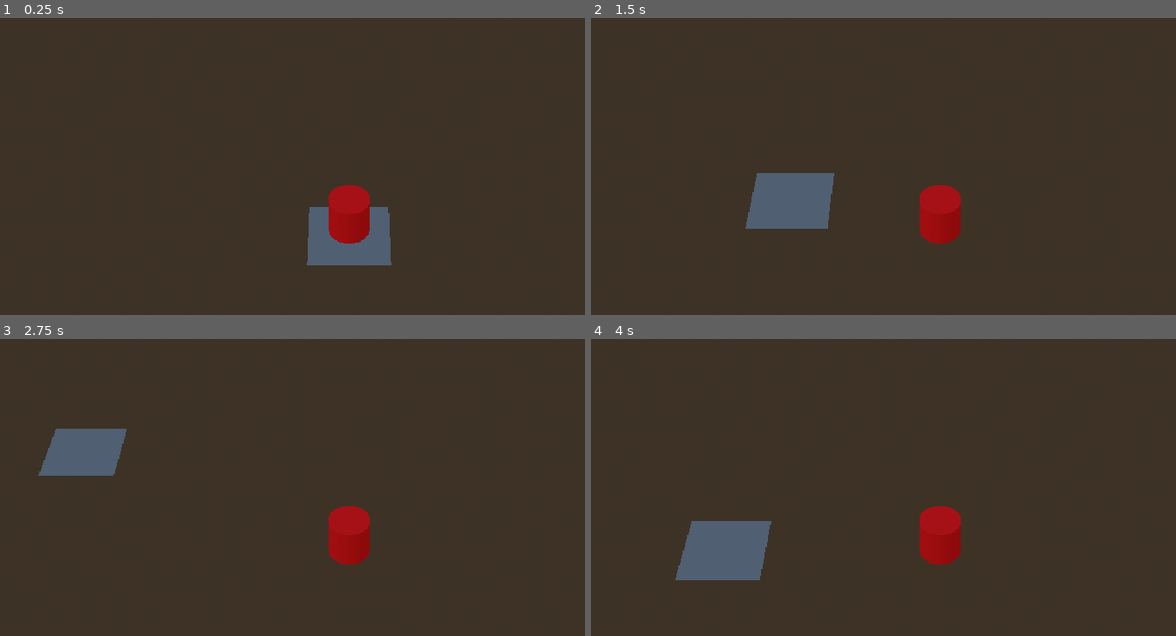
Above: before the commit, frames 1-4 (two rows, left to right).
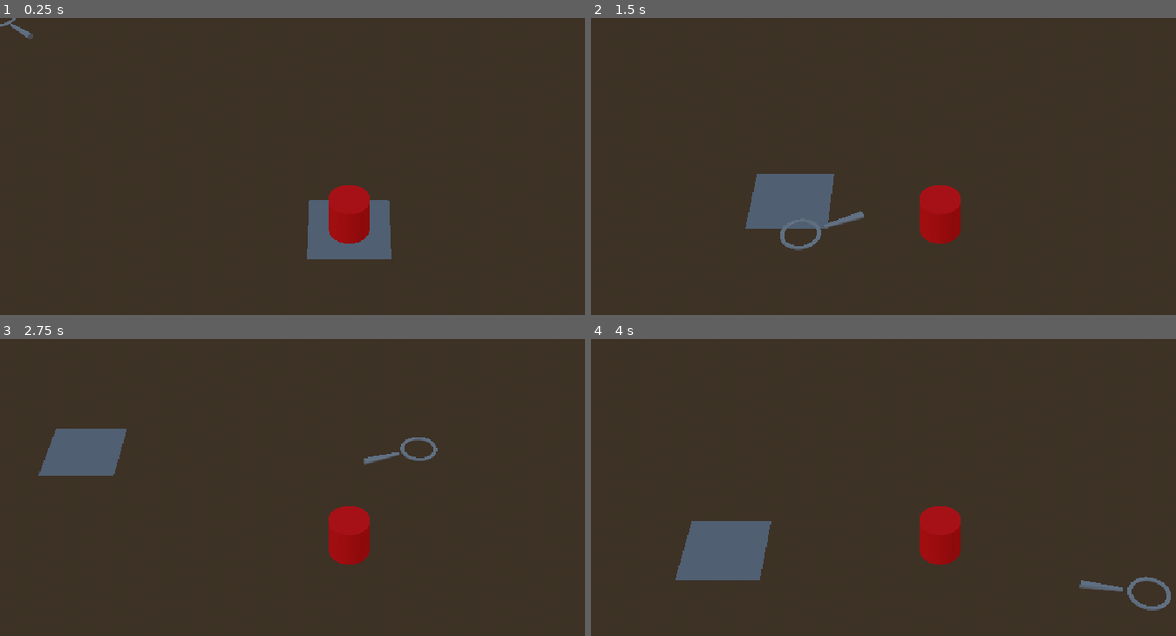
Above: after the commit, the same moments.

Repository: snotbane/little_iron_jam
Game: Godot game, scene res://assets/scenes/world.tscn
Same seed, same stepped clock (60 frames per second), same inputs: the game is played once before the commit and once after it.
Inputs (mouse positions are in pixels of both pictures, inside the frame that each line leads up to):
- Up to frame 1 (0.25 s): no input
- Up to frame 2 (1.5 s): tap Enter (ui_accept) at 0.5, 0.77 s; move the mouse to (1094, 193) at 0.52 s; hold D (move_right) 0.53-1.28 s; move the mouse to (801, 234) at 1.27 s; hold S (move_down) from 1.28 s (still down)
- Up to frame 3 (2.75 s): tap Enter (ui_accept) at 1.52 s; move the mouse to (421, 448) at 2.02 s; release S (move_down) at 2.03 s; hold D (move_right) from 2.03 s (still down)
- Up to frame 4 (4 s): move the mouse to (906, 612) at 2.77 s; release D (move_right) at 2.78 s; hold W (move_up) 2.78-3.53 s; tap Enter (ui_accept) at 3.02, 3.77 s; move the mouse to (1146, 594) at 3.52 s; hold A (move_left) from 3.53 s (still down)

The runs differ from the first frame. In frame 1, 0.6% of the frame differs, in the area x 0-67%, y 0-84%; in frame 2, 0.3%; in frame 3, 0.3%; in frame 4, 0.4%.

Commit message:
Added mouse aiming

Diff:
--- /dev/null
+++ b/assets/scenes/crosshair.tscn
@@ -0,0 +1,24 @@
+[gd_scene load_steps=4 format=3 uid="uid://38l7tovwc1uw"]
+
+[ext_resource type="Script" path="res://assets/scripts/crosshair.gd" id="1_0p5wt"]
+
+[sub_resource type="TorusMesh" id="TorusMesh_aknmd"]
+inner_radius = 0.4
+outer_radius = 0.5
+
+[sub_resource type="CylinderMesh" id="CylinderMesh_8x3mj"]
+top_radius = 0.05
+bottom_radius = 0.1
+height = 1.0
+
+[node name="crosshair" type="Node3D" node_paths=PackedStringArray("mesh")]
+script = ExtResource("1_0p5wt")
+mouse_plane = Plane(0, 1, 0, 0)
+mesh = NodePath("mesh")
+
+[node name="mesh" type="MeshInstance3D" parent="."]
+mesh = SubResource("TorusMesh_aknmd")
+
+[node name="temp" type="MeshInstance3D" parent="mesh"]
+transform = Transform3D(1, 0, 0, 0, -4.37114e-08, -1, 0, 1, -4.37114e-08, 0, 0, -1.1)
+mesh = SubResource("CylinderMesh_8x3mj")
--- a/assets/scenes/pawn.tscn
+++ b/assets/scenes/pawn.tscn
@@ -1,6 +1,4 @@
-[gd_scene load_steps=5 format=3 uid="uid://b7fjixq684skw"]
-
-[ext_resource type="Script" path="res://assets/scripts/player_input.gd" id="1_tsa2e"]
+[gd_scene load_steps=4 format=3 uid="uid://b7fjixq684skw"]
 
 [sub_resource type="CylinderShape3D" id="CylinderShape3D_8xc7v"]
 height = 1.0
@@ -20,10 +18,3 @@
 [node name="mesh" type="MeshInstance3D" parent="shape"]
 mesh = SubResource("CylinderMesh_y88f4")
 skeleton = NodePath("../..")
-
-[node name="player_input" type="Node" parent="."]
-script = ExtResource("1_tsa2e")
-
-[node name="camera_3d" type="Camera3D" parent="."]
-transform = Transform3D(1, 0, 0, 0, 0.707107, 0.707107, 0, -0.707107, 0.707107, 0, 15, 15)
-fov = 25.0
--- /dev/null
+++ b/assets/scenes/player.tscn
@@ -0,0 +1,20 @@
+[gd_scene load_steps=4 format=3 uid="uid://becpsh0bwexhi"]
+
+[ext_resource type="PackedScene" uid="uid://b7fjixq684skw" path="res://assets/scenes/pawn.tscn" id="1_w8p5k"]
+[ext_resource type="Script" path="res://assets/scripts/player_input.gd" id="2_52ijy"]
+[ext_resource type="PackedScene" uid="uid://38l7tovwc1uw" path="res://assets/scenes/crosshair.tscn" id="2_bufda"]
+
+[node name="player" type="Node3D"]
+
+[node name="pawn" parent="." instance=ExtResource("1_w8p5k")]
+
+[node name="player_input" type="Node" parent="pawn"]
+script = ExtResource("2_52ijy")
+
+[node name="camera_3d" type="Camera3D" parent="pawn"]
+transform = Transform3D(1, 0, 0, 0, 0.707107, 0.707107, 0, -0.707107, 0.707107, 0, 15, 15)
+fov = 25.0
+
+[node name="crosshair" parent="." node_paths=PackedStringArray("source", "camera") instance=ExtResource("2_bufda")]
+source = NodePath("../pawn")
+camera = NodePath("../pawn/camera_3d")
--- a/assets/scenes/world.tscn
+++ b/assets/scenes/world.tscn
@@ -1,6 +1,6 @@
 [gd_scene load_steps=8 format=3 uid="uid://cmm5rafal8ul4"]
 
-[ext_resource type="PackedScene" uid="uid://b7fjixq684skw" path="res://assets/scenes/pawn.tscn" id="1_i0t8e"]
+[ext_resource type="PackedScene" uid="uid://becpsh0bwexhi" path="res://assets/scenes/player.tscn" id="1_fd1we"]
 
 [sub_resource type="ProceduralSkyMaterial" id="ProceduralSkyMaterial_p5do2"]
 sky_horizon_color = Color(0.64625, 0.65575, 0.67075, 1)
@@ -35,5 +35,5 @@
 [node name="mesh_instance_3d" type="MeshInstance3D" parent="static_body_3d"]
 mesh = SubResource("PlaneMesh_ecsgw")
 
-[node name="pawn" parent="." instance=ExtResource("1_i0t8e")]
-transform = Transform3D(1, 0, 0, 0, 1, 0, 0, 0, 1, -1.20401e-05, 0.997556, 0.00194144)
+[node name="player" parent="." instance=ExtResource("1_fd1we")]
+transform = Transform3D(1, 0, 0, 0, 1, 0, 0, 0, 1, 0, 0.5, 0)
--- a/assets/scripts/autoload.gd
+++ b/assets/scripts/autoload.gd
@@ -33,3 +33,8 @@
 func _input(event: InputEvent) -> void:
 	if event.is_action_pressed("fullscreen"):
 		self.is_fullscreen = not self.is_fullscreen
+	if event.is_action_pressed("menu"):
+		if Input.mouse_mode == Input.MOUSE_MODE_CONFINED_HIDDEN:
+			Input.mouse_mode = Input.MOUSE_MODE_VISIBLE
+		elif Input.mouse_mode == Input.MOUSE_MODE_VISIBLE:
+			Input.mouse_mode = Input.MOUSE_MODE_CONFINED_HIDDEN
--- /dev/null
+++ b/assets/scripts/crosshair.gd
@@ -0,0 +1,37 @@
+extends Node3D
+
+@export var source : Node3D
+@export var camera : Camera3D
+@export var mouse_plane : Plane
+@export var mesh : Node3D
+
+var mouse_position : Vector2
+var _is_using_mouse : bool = true
+var is_using_mouse : bool = true :
+	get: return _is_using_mouse
+	set(value):
+		if _is_using_mouse == value: return
+		_is_using_mouse = value
+
+		mesh.visible = _is_using_mouse
+
+# Called when the node enters the scene tree for the first time.
+func _ready() -> void:
+	Input.mouse_mode = Input.MOUSE_MODE_CONFINED_HIDDEN
+
+
+# Called every frame. 'delta' is the elapsed time since the previous frame.
+func _process(delta: float) -> void:
+	if not is_using_mouse: return
+
+	self.global_position = mouse_plane.intersects_ray(camera.project_ray_origin(mouse_position), camera.project_ray_normal(mouse_position))
+
+	mesh.look_at((source.global_position - self.global_position) * (Vector3.ONE - Vector3.UP))
+
+
+func _input(event: InputEvent) -> void:
+	if event is InputEventJoypadButton or event is InputEventJoypadMotion:
+		is_using_mouse = false
+	if event is InputEventMouseMotion:
+		is_using_mouse = true
+		mouse_position = event.position
--- a/project.godot
+++ b/project.godot
@@ -18,6 +18,10 @@
 [autoload]
 
 autoload="*res://assets/scripts/autoload.gd"
+
+[debug]
+
+gdscript/warnings/unused_parameter=0
 
 [display]
 
